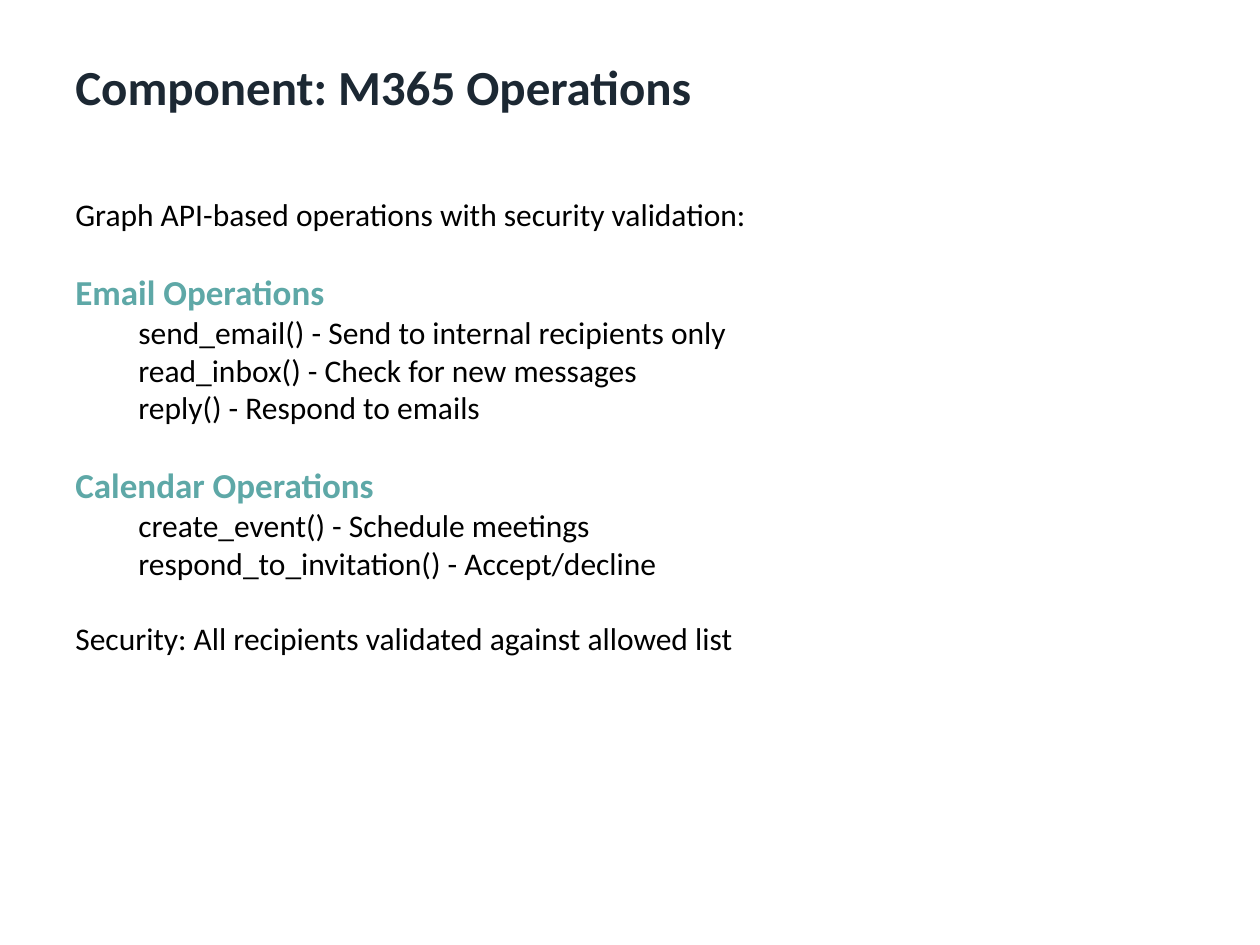
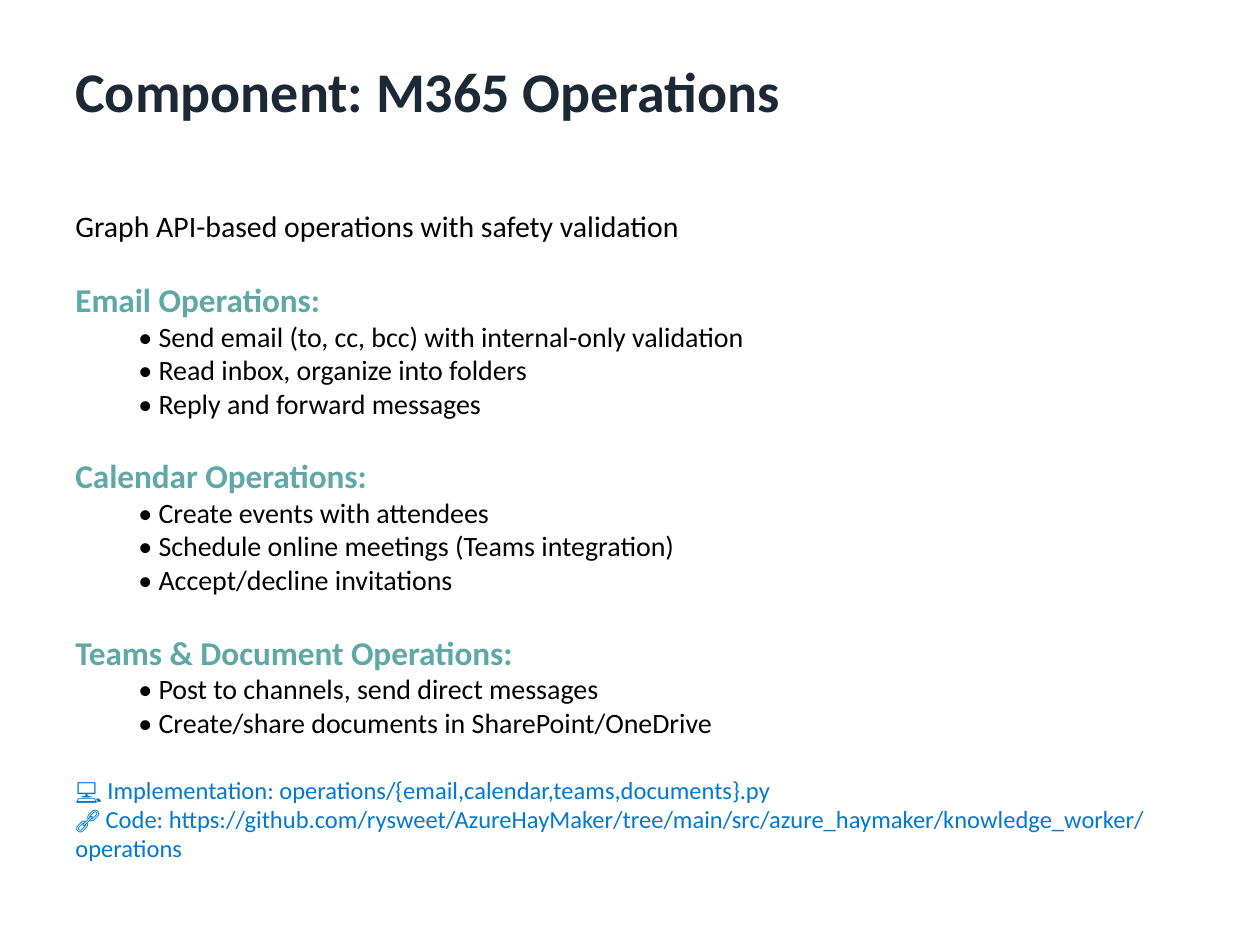
Before and after one commit to rysweet/AzureHayMaker, a slide deck: slide 8 of KnowledgeWorker-E2E-Evidence.pptx (slide 5 before the commit). Drawn at 1260x945 pixels with LibreOffice and Linux fonts; fonts in the diff are those of the drawing. Boxes give left, top, right and bottom in pixels: in the first picture for what was removed or moved away, otherwise in the second. Text is boxed around its words. In the diff, an @@ line names an element or a change of style, - is before the commit and + after.

```diff
--- a/KnowledgeWorker-E2E-Evidence.pptx
+++ b/KnowledgeWorker-E2E-Evidence.pptx
@@ text "Component: M365 Operations" at (x1=75, y1=72, x2=780, y2=121): size 28 to 32 pt @@
@@ text at (x1=75, y1=216, x2=1144, y2=861): text changed; size 18 to 16 pt @@
-Graph API-based operations with security validation:
-Email Operations
-  send_email() - Send to internal recipients only
-  read_inbox() - Check for new messages
-  reply() - Respond to emails
-Calendar Operations
-  create_event() - Schedule meetings
-  respond_to_invitation() - Accept/decline
-Security: All recipients validated against allowed list
+Graph API-based operations with safety validation
+Email Operations:
+  • Send email (to, cc, bcc) with internal-only validation
+  • Read inbox, organize into folders
+  • Reply and forward messages
+Calendar Operations:
+  • Create events with attendees
+  • Schedule online meetings (Teams integration)
+  • Accept/decline invitations
+Teams & Document Operations:
+  • Post to channels, send direct messages
+  • Create/share documents in SharePoint/OneDrive
+💻 Implementation: operations/{email,calendar,teams,documents}.py
+🔗 Code: https://github.com/rysweet/AzureHayMaker/tree/main/src/azure_haymaker/knowledge_worker/operations
```
Also in this commit, not shown: 5 other slides changed, 9 slides added, 10 slides removed, 7 other files.
